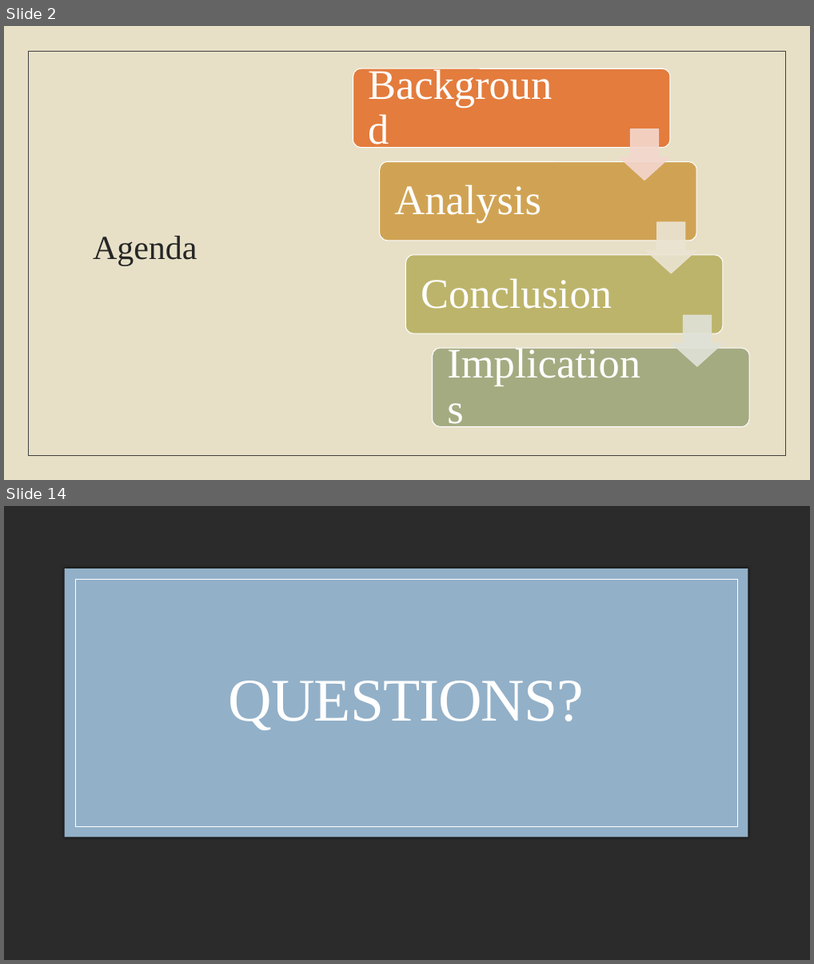
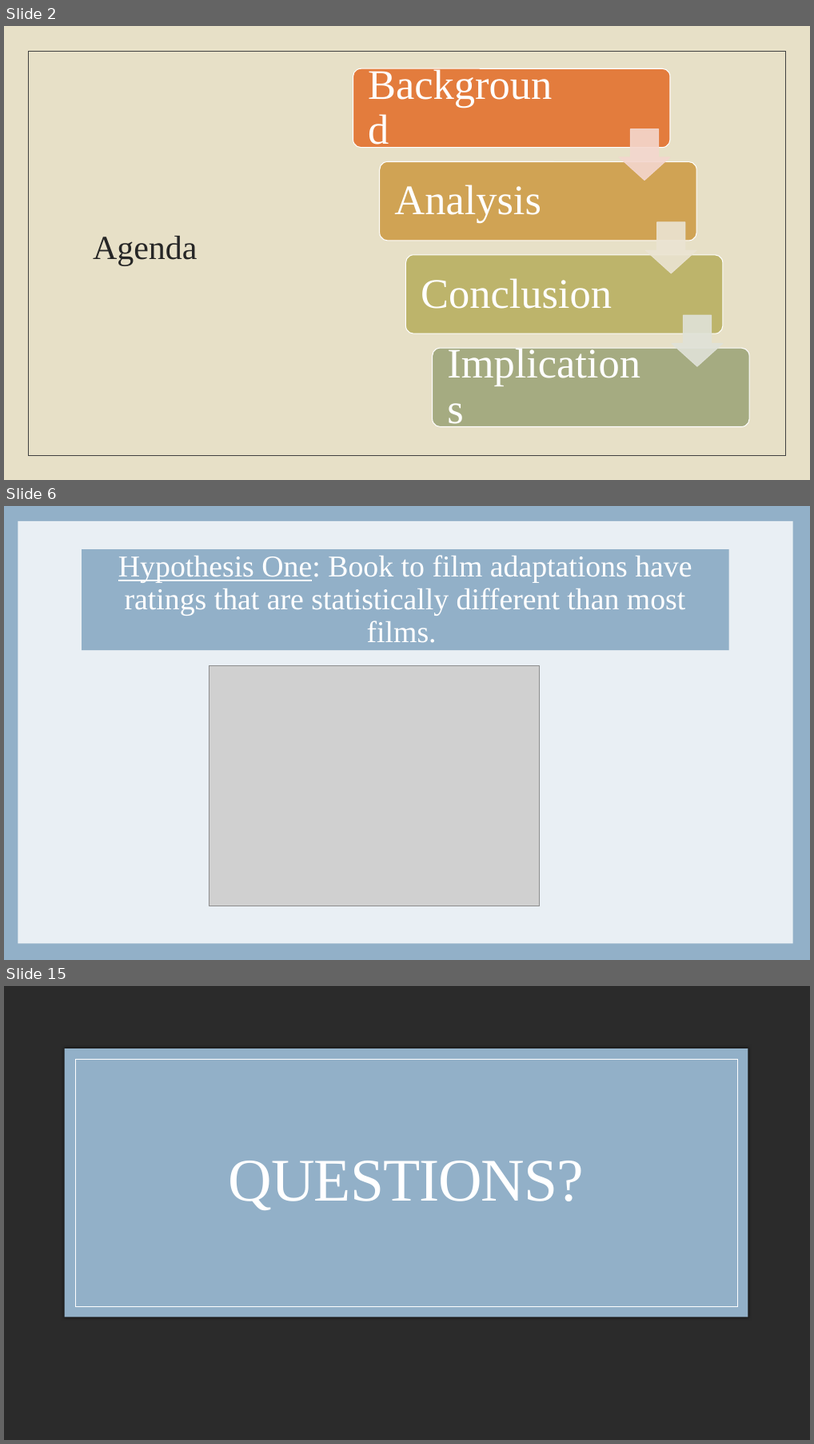
Before and after one commit to laurenemilyto/film_adapatation_success, a slide deck: Steg_pres.pptx. Shown one above the other, each under a label of ours: slides 2 and 14 before the commit, slides 2, 6 and 15 after it; the slides between them are not shown. The pictures are 814x964 and 814x1444 pixels, drawn with LibreOffice and Linux fonts; fonts in the diff are those of the drawing; grey boxes stand for pictures; background and template pictures are left out; a plain dark background stands for a picture behind light text. Boxes give left, top, right and bottom in pixels: in the first picture for what was removed or moved away, otherwise in the second. Text is boxed around its words. In the diff, an @@ line names an element or a change of style, - is before the commit and + after.

```diff
--- a/Steg_pres.pptx
+++ b/Steg_pres.pptx
@@ slide 6 added at (4,506,810,960), background #E9EFF4 @@
@@ rectangle added at (4,506,810,960), fill #92B0C8 @@
@@ rectangle added at (18,521,794,944), fill #E9EFF4 @@
@@ title added at (82,549,730,650), fill #92B0C8, 36 pt, text #FFFFFF @@
+Hypothesis One: Book to film adaptations have ratings that are statistically different than most films.
@@ picture added at (210,665,540,906) @@
@@ what was slide 14 is now slide 15 @@
```
Also in this commit, not shown: 6 slides changed, 6 other slides added, 6 slides removed, 1 other file.
